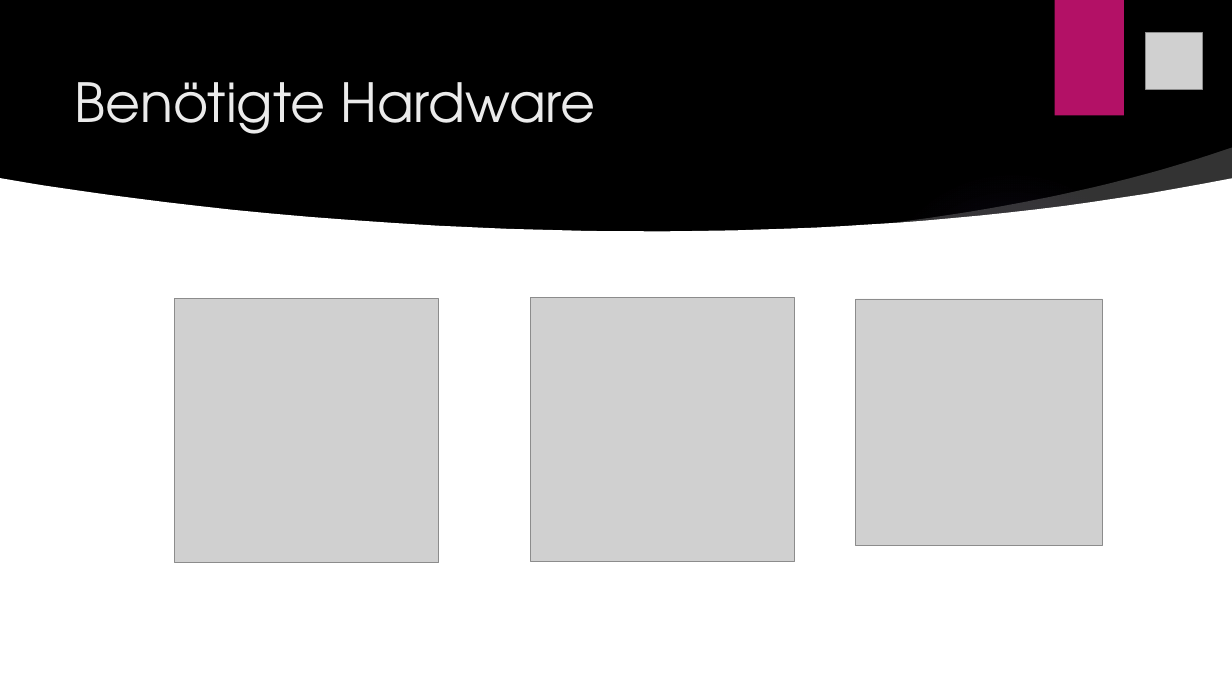
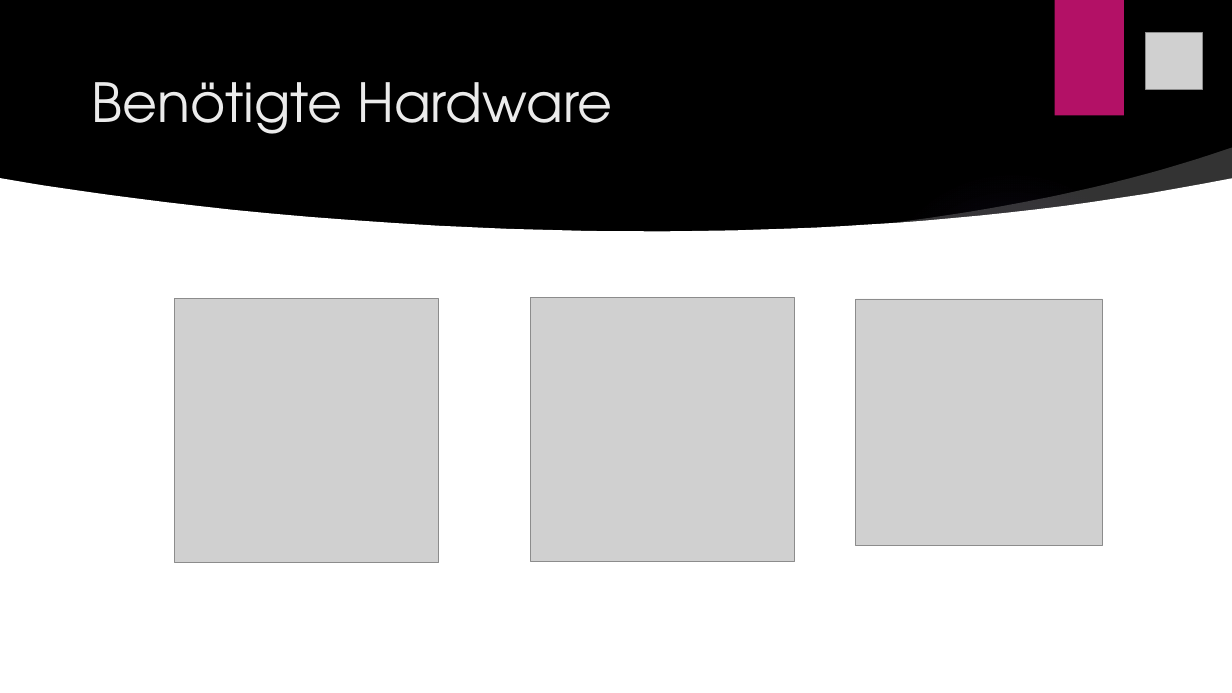
Before and after one commit to hejo221/swt20w37, a slide deck: slide 6 of LaBouteillePräsentation/LaBouteille.pptx (slide 3 before the commit). Drawn at 1232x693 pixels with LibreOffice and Linux fonts; fonts in the diff are those of the drawing; grey boxes stand for pictures; background and template pictures are left out. Boxes give left, top, right and bottom in pixels: in the first picture for what was removed or moved away, otherwise in the second. Text is boxed around its words. In the diff, an @@ line names an element or a change of style, - is before the commit and + after.

```diff
--- a/LaBouteillePräsentation/LaBouteille.pptx
+++ b/LaBouteillePräsentation/LaBouteille.pptx
@@ title "Benötigte Hardware": place and size @@
-title "Benötigte Hardware" at [75,82,595,134]
+title "Benötigte Hardware" at [92,82,612,134]
```
Also in this commit, not shown: 5 slides added, 2 slides removed.
